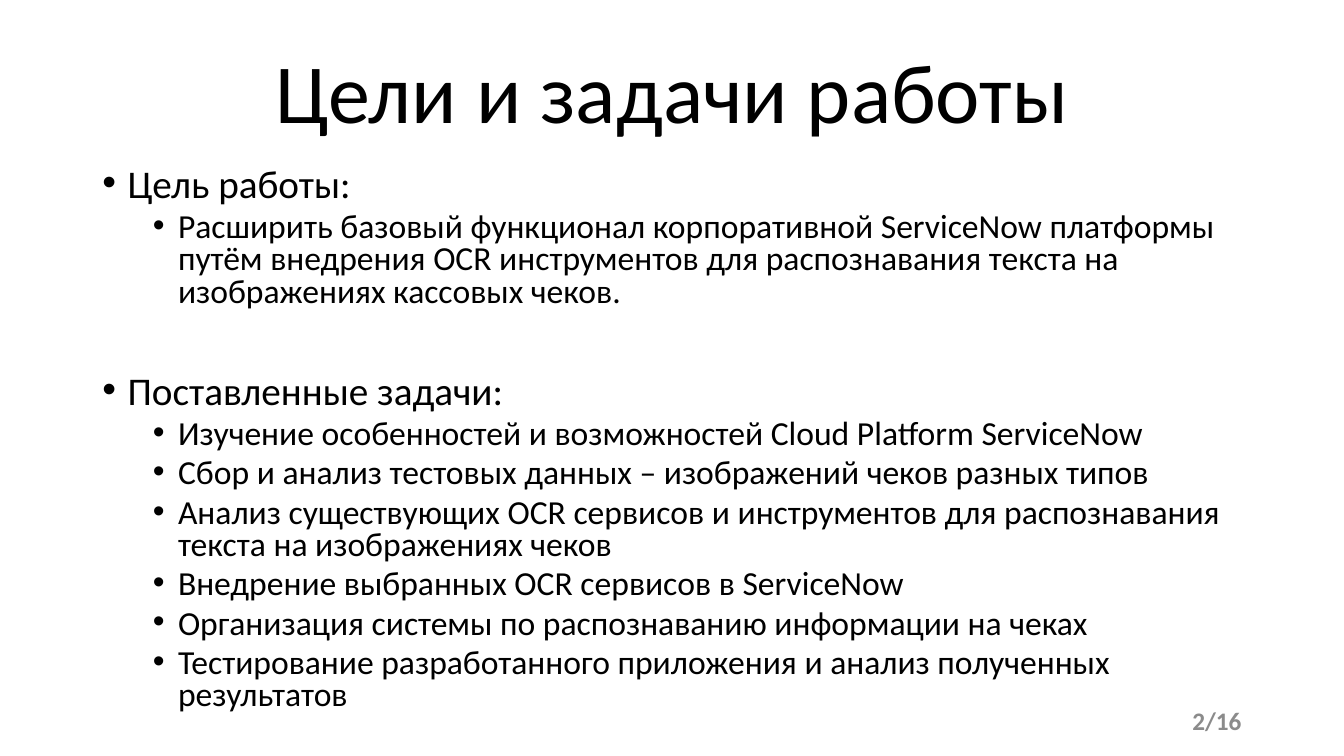
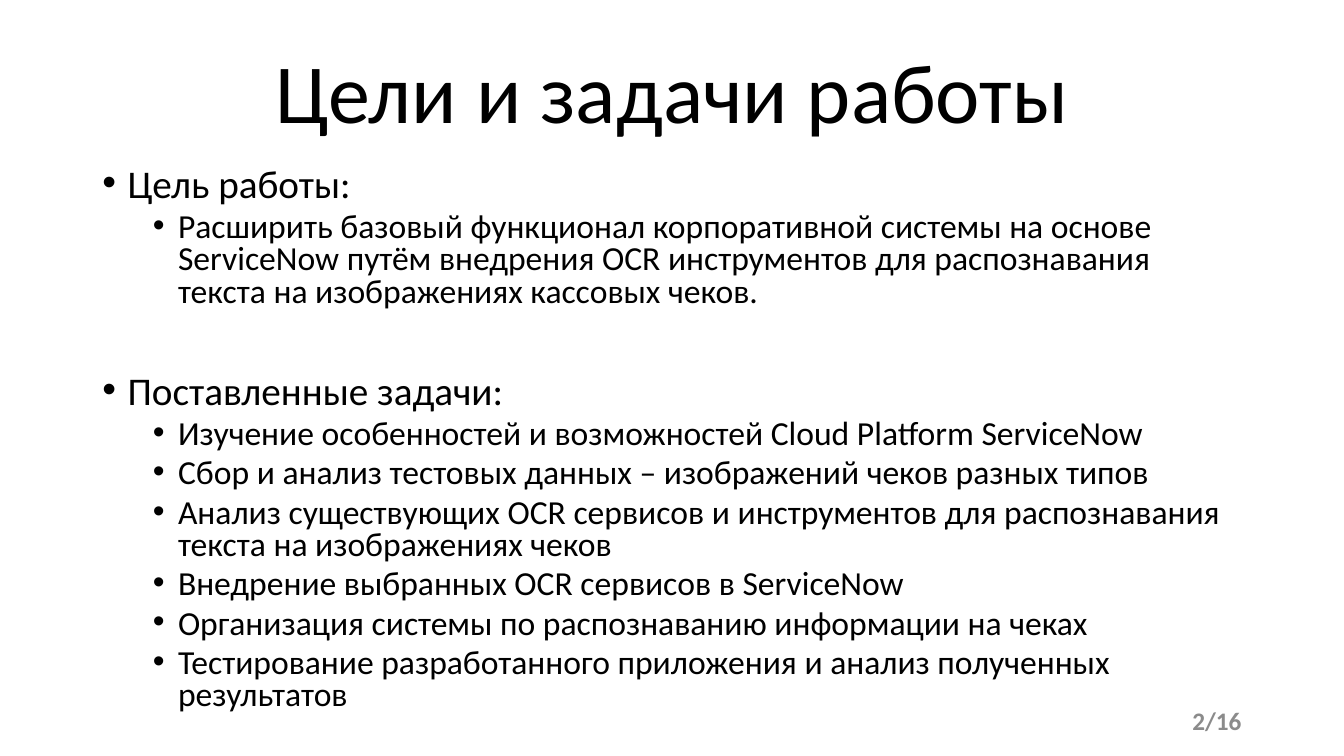
Before and after one commit to nassneg/diploma, a slide deck: slide 2 of ВКР Снегур.pptx. Drawn at 1344x756 pixels with LibreOffice and Linux fonts; fonts in the diff are those of the drawing. Boxes give left, top, right and bottom in pixels: in the first picture for what was removed or moved away, otherwise in the second. Text is boxed around its words. In the diff, an @@ line names an element or a change of style, - is before the commit and + after.

```diff
--- a/ВКР Снегур.pptx
+++ b/ВКР Снегур.pptx
@@ text at (178, 215, 1151, 309): text changed @@
-  • Расширить базовый функционал корпоративной ServiceNow платформы путём внедрения OCR инструментов для распознавания текста на изображениях кассовых чеков.
+  • Расширить базовый функционал корпоративной системы на основе ServiceNow путём внедрения OCR инструментов для распознавания текста на изображениях кассовых чеков.
```
Also in this commit, not shown: 6 other slides changed, 6 slides added, 4 slides removed, 8 other files.
